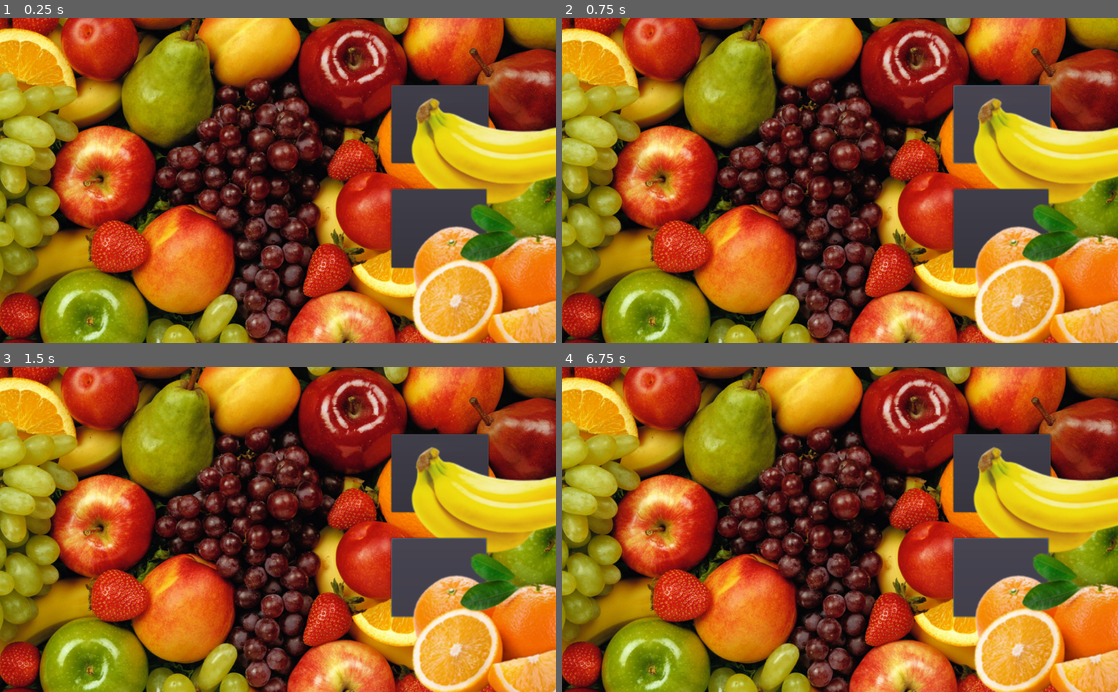
Above: before the commit, frames 1-4 (two rows, left to right).
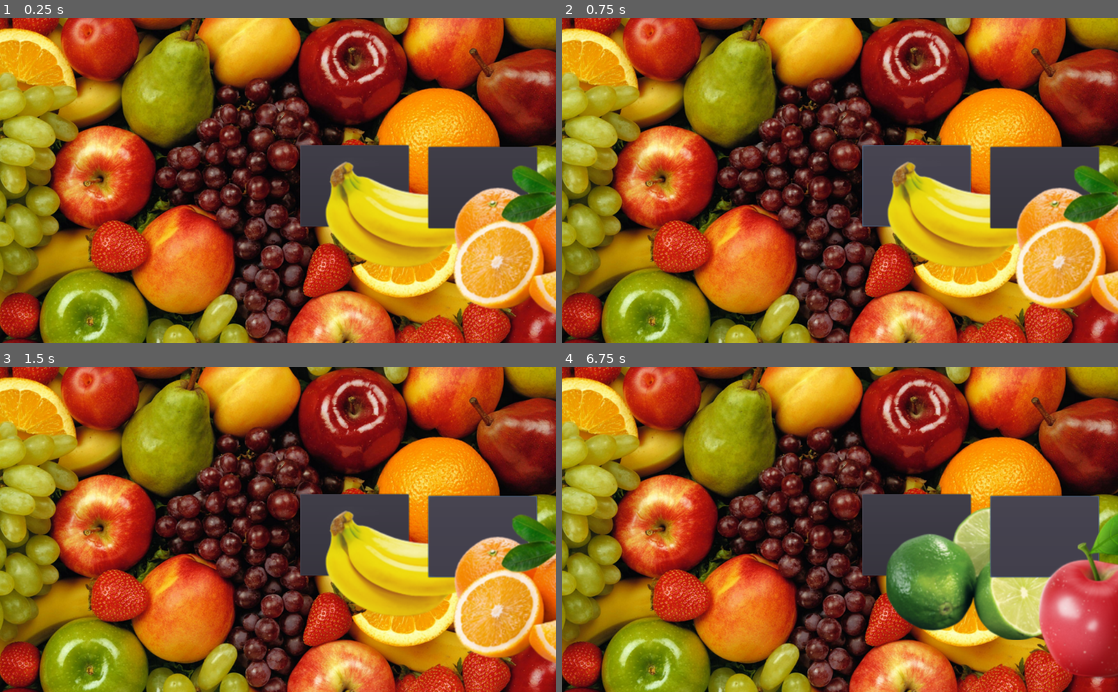
Above: after the commit, the same moments.

Repository: ClaudioKamoda/Qual-a-Fruta
Game: Godot game, scene res://cenas/telaPrincipal.tscn
Two runs of this game, one before a commit and one after it. Both use one fixed random seed, a clock stepped at 60 frames per second and the inputs below. The project has no main scene, so this scene is started directly. The engine's default icon, where the game draws it, is replaced by a stand-in: a white triangle on a blue panel in a dark square.
Inputs (mouse positions are in pixels of both pictures, inside the frame that each line leads up to; where the layout moved, square brackets give the same spot in the first picture):
- Up to frame 1 (0.25 s): no input
- Up to frame 2 (0.75 s): click (917, 187) [1001, 125] at 0.5 s
- Up to frame 3 (1.5 s): click (483, 536) [439, 578] at 1.25 s
- Up to frame 4 (6.75 s): click (917, 536) [1001, 474] at 2 s; click (1045, 536) [1001, 578] at 2.75 s; click (917, 536) [1001, 474] at 3.5 s; click (1045, 536) [1001, 578] at 4.25 s; tap Enter at 5, 6.5 s; tap Space at 5.75 s

The runs differ from the first frame. In frame 1, 24% of the frame differs, in the area x 53-100%, y 20-100%; in frame 2, 24%; in frame 3, 24%; in frame 4, 25%.

Commit message:
base pronta

Diff:
--- a/cenas/telaPrincipal.tscn
+++ b/cenas/telaPrincipal.tscn
@@ -12,32 +12,33 @@
 fruta1Path = NodePath("Botões/Fruta 1/SpriteFruta1")
 fruta2Path = NodePath("Botões/Fruta 2/SpriteFruta2")
 perguntasFaceisPath = NodePath("PerguntasFaceis")
+timerPath = NodePath("timer")
 
 [node name="Botões" type="CanvasLayer" parent="."]
 
 [node name="Fruta 1" type="Button" parent="Botões"]
-margin_left = 721.0
-margin_top = 124.0
-margin_right = 900.0
-margin_bottom = 268.0
+margin_left = 552.813
+margin_top = 235.067
+margin_right = 752.813
+margin_bottom = 385.067
 size_flags_horizontal = 0
 size_flags_vertical = 0
 size_flags_stretch_ratio = 0.0
 
 [node name="SpriteFruta1" type="Sprite" parent="Botões/Fruta 1"]
-position = Vector2( 34.0094, 16.3245 )
+position = Vector2( 43.5294, 22.6712 )
 scale = Vector2( 1.70144, 1.70144 )
 texture = ExtResource( 2 )
 centered = false
 
 [node name="Fruta 2" type="Button" parent="Botões"]
-margin_left = 721.0
-margin_top = 316.0
-margin_right = 896.0
-margin_bottom = 461.0
+margin_left = 789.227
+margin_top = 238.253
+margin_right = 989.227
+margin_bottom = 388.253
 
 [node name="SpriteFruta2" type="Sprite" parent="Botões/Fruta 2"]
-position = Vector2( 34.0094, 16.3245 )
+position = Vector2( 41.9427, 22.6712 )
 scale = Vector2( 1.70144, 1.70144 )
 texture = ExtResource( 2 )
 centered = false
@@ -45,6 +46,11 @@
 [node name="Background" parent="." instance=ExtResource( 3 )]
 layer = 0
 
+[node name="timer" type="Timer" parent="."]
+wait_time = 3.0
+one_shot = true
+
 [node name="PerguntasFaceis" parent="." instance=ExtResource( 4 )]
 [connection signal="button_up" from="Botões/Fruta 1" to="." method="_on_Fruta_1_button_up"]
 [connection signal="button_up" from="Botões/Fruta 2" to="." method="_on_Fruta_2_button_up"]
+[connection signal="timeout" from="timer" to="." method="_on_timer_timeout"]
--- a/scripts/principal.gd
+++ b/scripts/principal.gd
@@ -4,13 +4,15 @@
 export (NodePath) var fruta1Path
 export (NodePath) var fruta2Path
 export (NodePath) var perguntasFaceisPath
+export (NodePath) var timerPath
 
 onready var fruta1 = get_node(fruta1Path)
 onready var fruta2 = get_node(fruta2Path)
 onready var perguntasFaceis = get_node(perguntasFaceisPath)
+onready var timer = get_node(timerPath)
 
 var score = 0
-var acabou = false
+#var acabou = false
 var fruta1Text
 var fruta2Text
 var resposta
@@ -31,7 +33,8 @@
 		fruta2.set_texture(load('res://imagens/'+fruta2Text+'.png'))
 		resposta = perguntaAtual.resposta
 	else:
-		acabou = true
+		#acabou = true
+		print("Acabou")
 
 	if perguntaAtual != null:
 		perguntasFaceis.remove_child(perguntaAtual)
@@ -41,13 +44,19 @@
 	if fruta1Text == resposta:
 		print("Você acertou, "+fruta1Text)
 		score += 1
+		timer.start()
 	else:
-		print("Você errou"+fruta1Text)
+		print("Você errou, "+fruta1Text)
 
 
 func _on_Fruta_2_button_up():
 	if fruta2Text == resposta:
-		print("Você acertou"+fruta2Text)
+		print("Você acertou, "+fruta2Text)
 		score += 1
+		timer.start()
 	else:
-		print("Você errou"+fruta2Text)
+		print("Você errou, "+fruta2Text)
+
+
+func _on_timer_timeout():
+	set_Pergunta()
